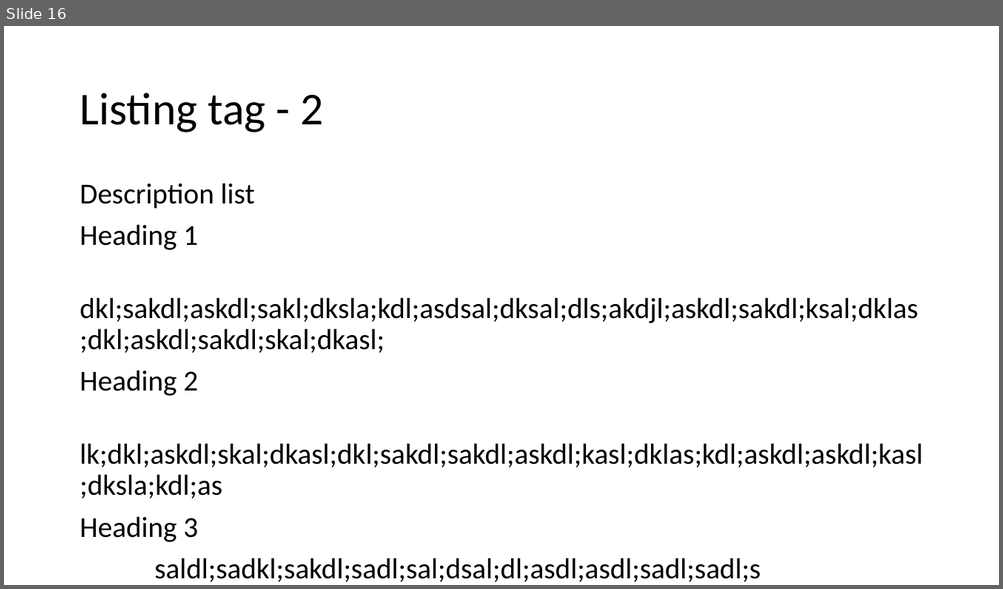
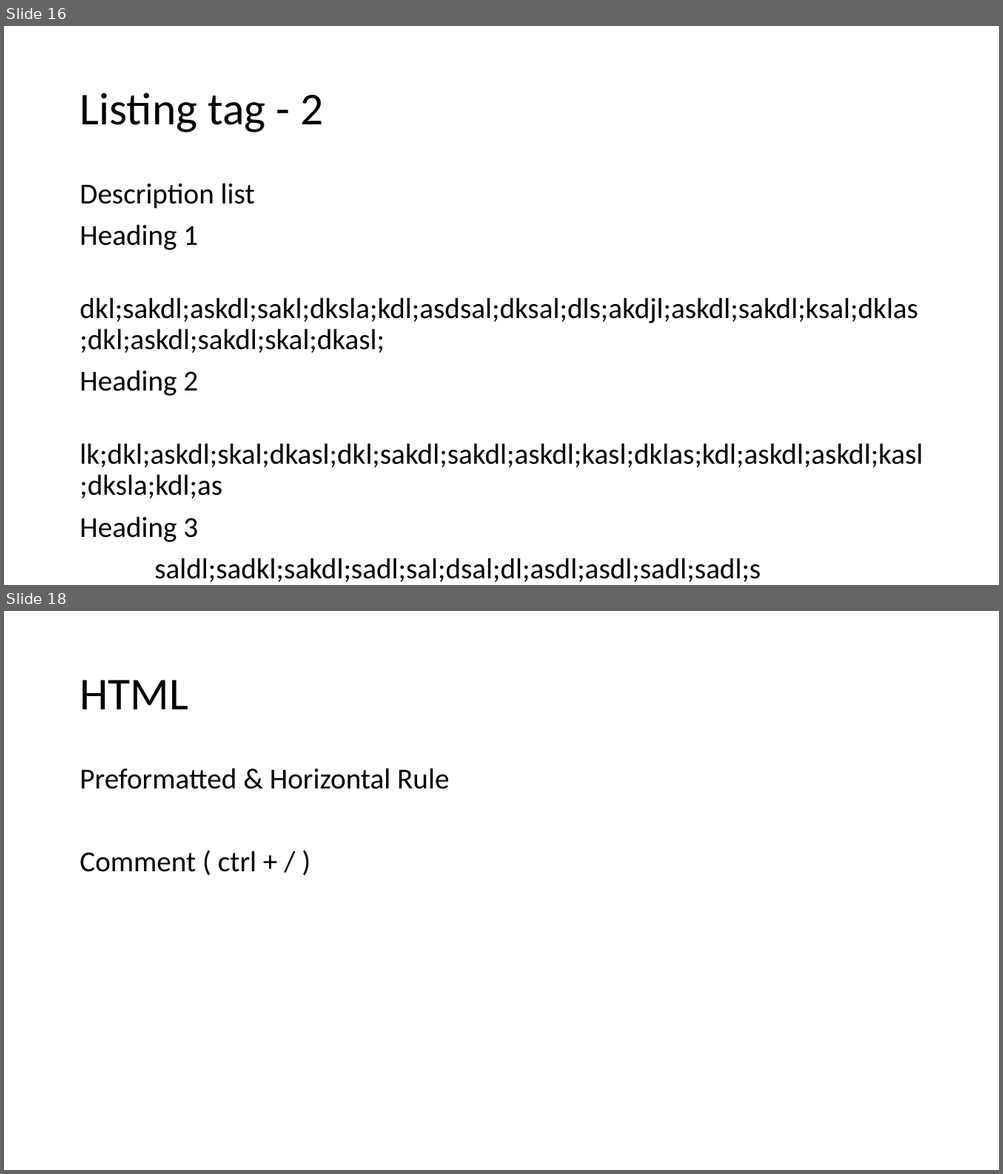
Before and after one commit to PiyushChaturvedii/Batch05, a slide deck: HTML.pptx. Shown one above the other, each under a label of ours: slide 16 before the commit, slides 16 and 18 after it; the slides between them are not shown. The pictures are 1003x589 and 1003x1174 pixels, drawn with LibreOffice and Linux fonts; fonts in the diff are those of the drawing. Boxes give left, top, right and bottom in pixels: in the first picture for what was removed or moved away, otherwise in the second. Text is boxed around its words. In the diff, an @@ line names an element or a change of style, - is before the commit and + after.

```diff
--- a/HTML.pptx
+++ b/HTML.pptx
@@ slide 18 added at box(4, 611, 999, 1170), background #FFFFFF @@
@@ title added at box(79, 680, 188, 709), 44 pt, text #000000 @@
+HTML
@@ text added at box(79, 768, 449, 872), 28 pt, text #000000 @@
+Preformatted & Horizontal Rule
+Comment ( ctrl + / )
```
Also in this commit, not shown: 3 other slides added, 6 other files.
